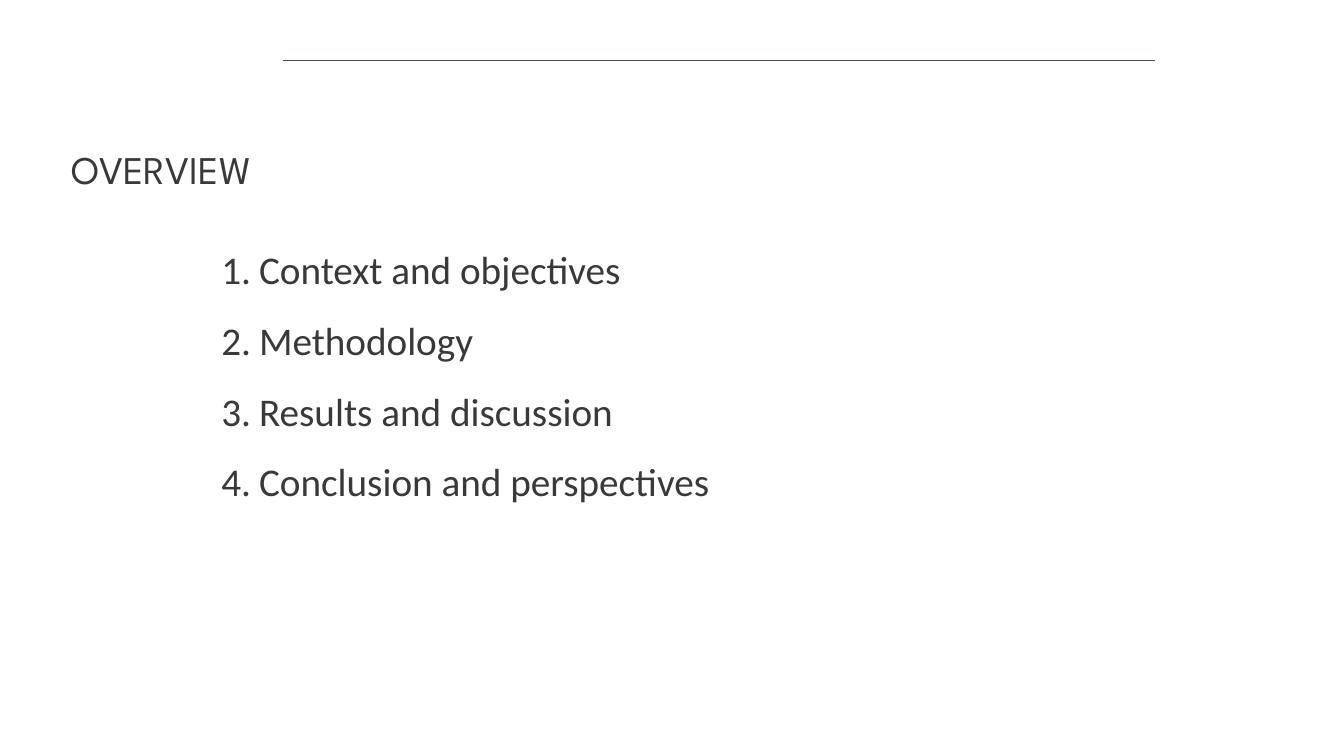
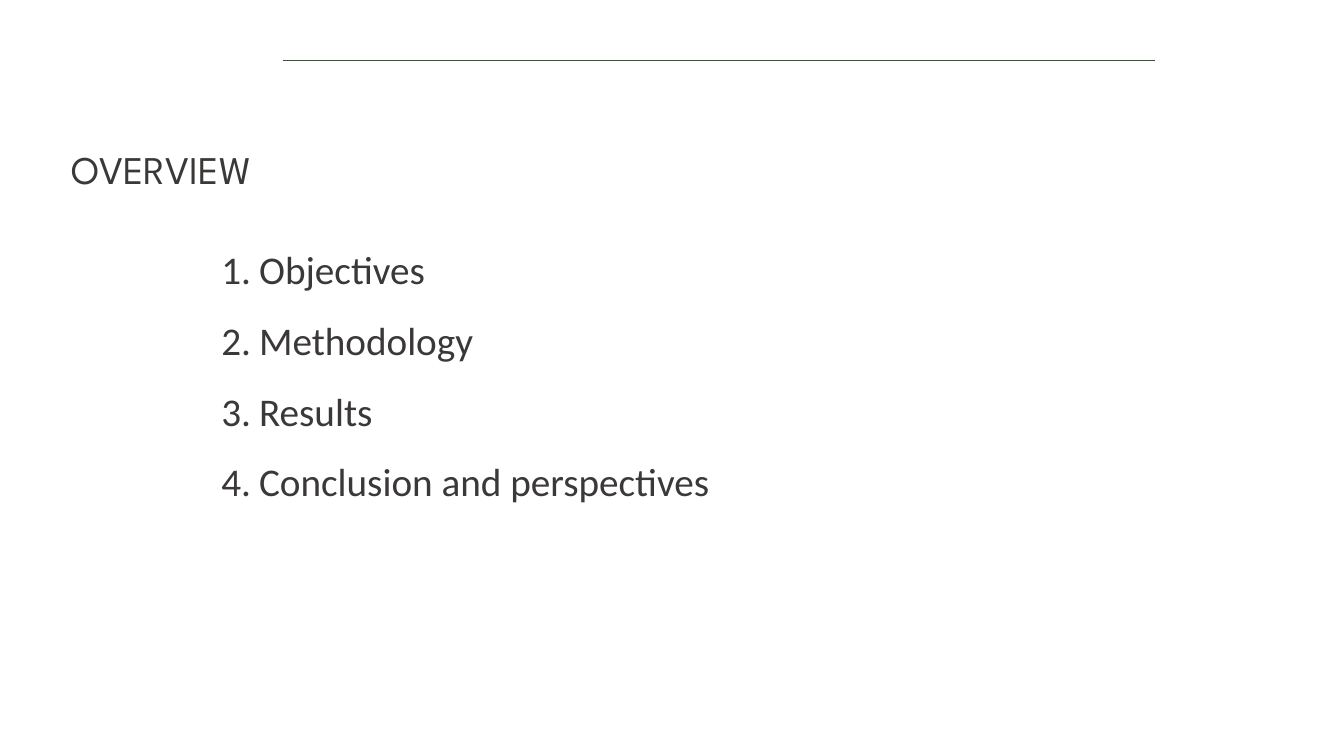
Before and after one commit to isabelapi/PAW_MFA_LCA_2025, a slide deck: slide 2 of presentation/dds_autumn_school_2025_paw_presentation_14-11-2025.pptx. Drawn at 1344x756 pixels with LibreOffice and Linux fonts; fonts in the diff are those of the drawing; background and template pictures are left out. Boxes give left, top, right and bottom in pixels: in the first picture for what was removed or moved away, otherwise in the second. Text is boxed around its words. In the diff, an @@ line names an element or a change of style, - is before the commit and + after.

Commit message:
update presentation objectives

```diff
--- a/presentation/dds_autumn_school_2025_paw_presentation_14-11-2025.pptx
+++ b/presentation/dds_autumn_school_2025_paw_presentation_14-11-2025.pptx
@@ text at <box>259,256,425,291</box>: text changed @@
-1. Context and objectives
+1. Objectives
@@ text at <box>259,398,372,427</box>: text changed @@
-3. Results and discussion
+3. Results
```
Also in this commit, not shown: 1 other slide changed.
